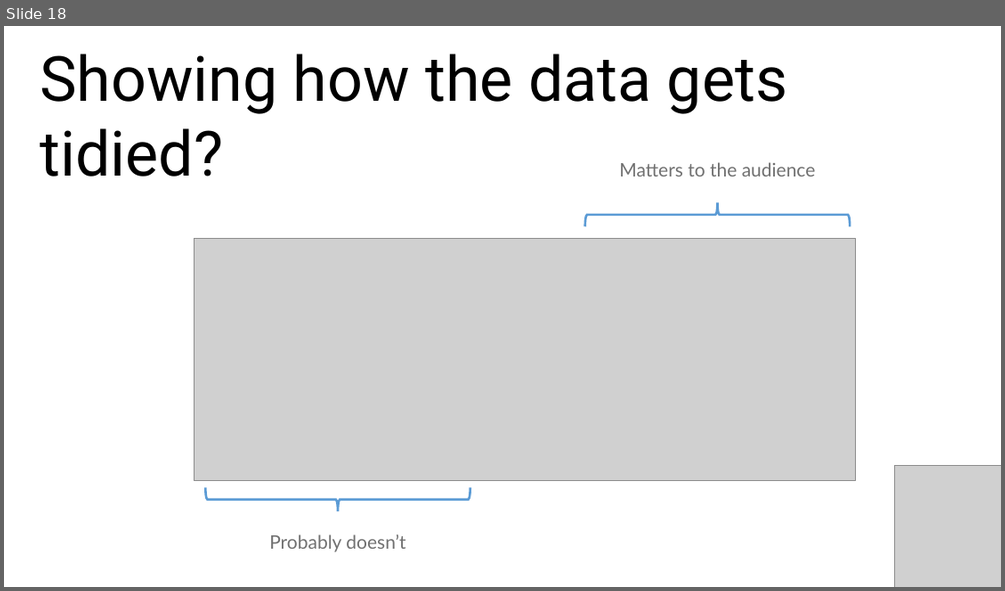
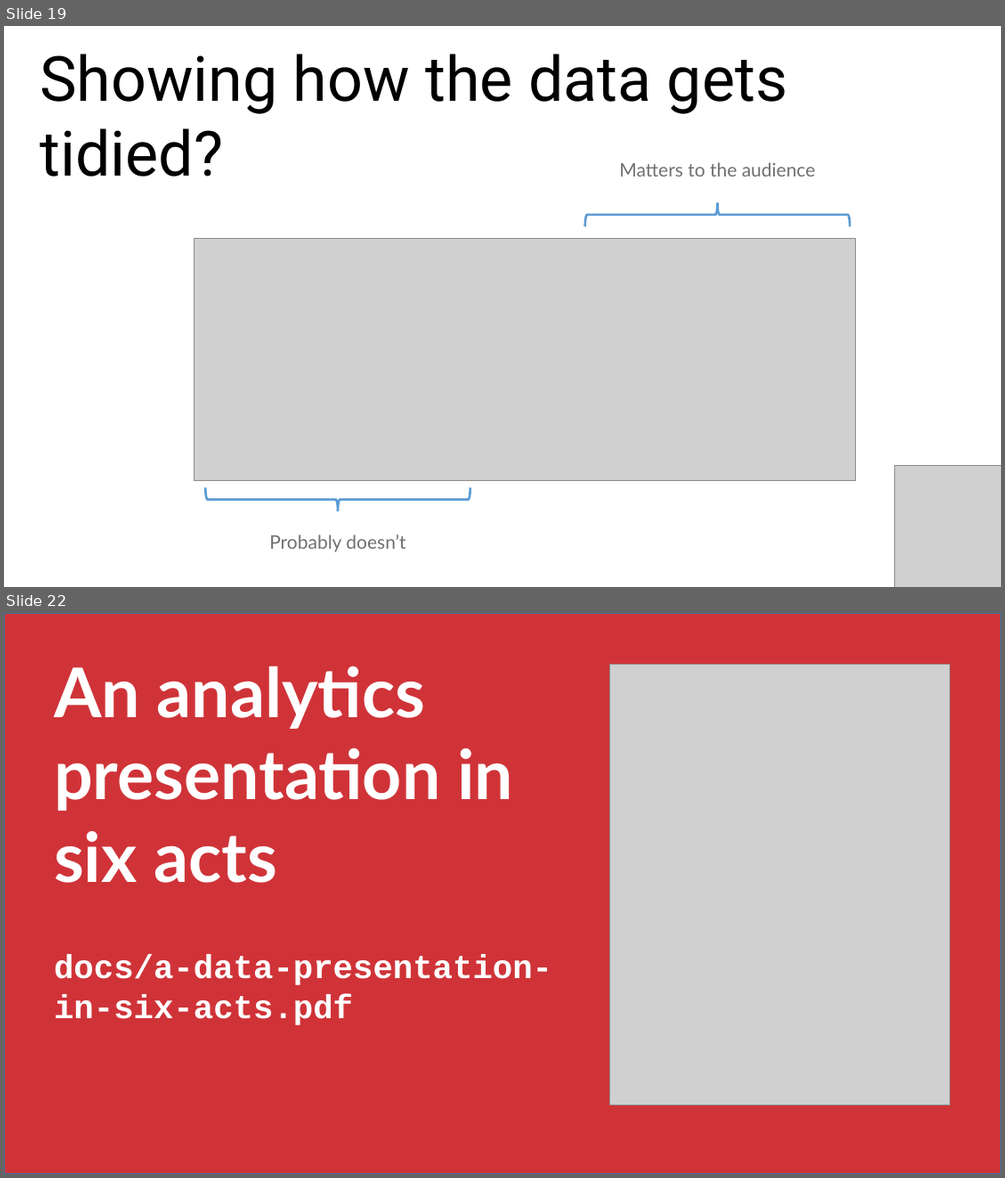
Before and after one commit to stringfestdata/aina-foundations-of-analytics, a slide deck: aina-foundations-of-analytics.pptx. Shown one above the other, each under a label of ours: slide 18 before the commit, slides 19 and 22 after it; the slides between them are not shown. The pictures are 1005x591 and 1005x1178 pixels, drawn with LibreOffice and Linux fonts; fonts in the diff are those of the drawing; grey boxes stand for pictures. Boxes give left, top, right and bottom in pixels: in the first picture for what was removed or moved away, otherwise in the second. Text is boxed around its words. In the diff, an @@ line names an element or a change of style, - is before the commit and + after.

```diff
--- a/aina-foundations-of-analytics.pptx
+++ b/aina-foundations-of-analytics.pptx
@@ slide 22 added at (x1=4, y1=613, x2=1001, y2=1174), background #FFFFFF @@
@@ rectangle added at (x1=4, y1=613, x2=1001, y2=1174), fill #CF3338, outline #43739E 1 pt @@
@@ text added at (x1=54, y1=666, x2=552, y2=1025), 32 pt, text #FFFFFF, bold @@
+An analytics presentation in six acts
+docs/a-data-presentation-in-six-acts.pdf
@@ picture added at (x1=610, y1=664, x2=950, y2=1104) @@
@@ what was slide 18 is now slide 19 @@
```
Also in this commit, not shown: 9 slides changed, 3 other slides added, 2 other files.
